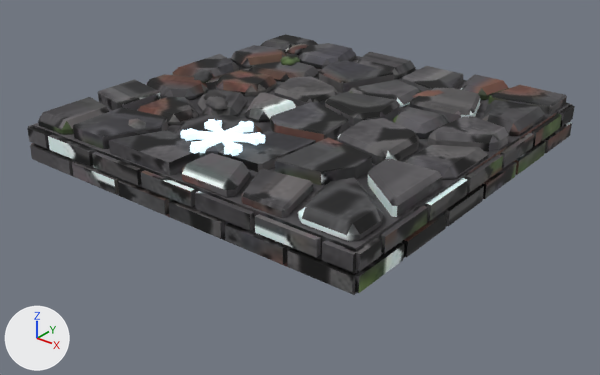
One commit to the glTF model assets/noir/plates/plate_1_ice.glb: the scene before it, then after it.
Before and after are seen from a 50 mm lens placed at (2.46, -3.16, 1.72), pointed at (0.03, -0.11, -0.17). Arrows for +X, +Y and +Z are at lower left; the lights stay in place. The older version comes first. Vertices at exactly the same position are counted once.

The first picture shows 'plate_1_ice'.
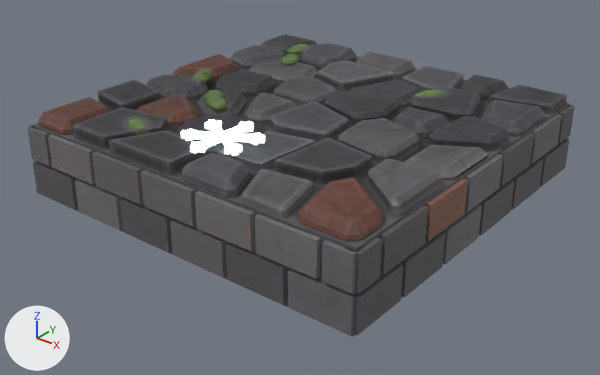
The newer file is also turned or shifted as a whole; pictures and numbers use the older file's frame.

Diff of the bpy script that builds the scene:
```diff
--- a/assets/noir/plates/plate_1_ice.glb.py
+++ b/assets/noir/plates/plate_1_ice.glb.py
@@ mat_plate_1_ice_paint @@
 n0 = _N.new('ShaderNodeBsdfPrincipled'); n0.name = 'Principled BSDF'
 n0.inputs[2].default_value = 0.78  # 'Roughness'
+n0.inputs[28].default_value = 1.6  # 'Emission Strength'
 n1 = _N.new('ShaderNodeOutputMaterial'); n1.name = 'Material Output'
 n2 = _N.new('ShaderNodeTexImage'); n2.name = 'Image Texture'
-n2.image = img_plate_1_ice_paint
+n2.image = img_plate_1_ice_emit
+n3 = _N.new('ShaderNodeTexImage'); n3.name = 'Image Texture.001'
+n3.image = img_plate_1_ice_paint
 _L.new(n0.outputs[0], n1.inputs[0])  # 'BSDF' to 'Surface'
-_L.new(n2.outputs[0], n0.inputs[0])  # 'Color' to 'Base Color'
+_L.new(n2.outputs[0], n0.inputs[27])  # 'Color' to 'Emission Color'
+_L.new(n3.outputs[0], n0.inputs[0])  # 'Color' to 'Base Color'
@@ me_plate_1_ice @@
-me_plate_1_ice.from_pydata(...)  # 1830 vertices, 3216 faces; spans x -1.0..1.0, y -1.0..1.0, z -0.1..0.19
+me_plate_1_ice.from_pydata(...)  # 1830 vertices, 3216 faces; spans x -1.0..1.0, y -1.0..1.0, z -0.29..0.19
+# me_plate_1_ice part 1: the loose piece of 8 vertices spanning x -0.99..-0.68, y -1.0..-0.94, z -0.08..-0.01 is scaled about its middle by (1, 1, 2.3), then moved by (0.0, 0.0, -0.14)
+# me_plate_1_ice part 2: the loose piece of 8 vertices spanning x -0.65..-0.35, y -1.0..-0.94, z -0.08..-0.01 is scaled about its middle by (1, 1, 2.3), then moved by (0.0, 0.0, -0.14)
+# me_plate_1_ice part 3: the loose piece of 8 vertices spanning x -0.32..-0.01, y -1.0..-0.94, z -0.08..-0.01 is scaled about its middle by (1, 1, 2.3), then moved by (0.0, 0.0, -0.14)
+# me_plate_1_ice part 4: the loose piece of 8 vertices spanning x 0.01..0.32, y -1.0..-0.94, z -0.08..-0.01 is scaled about its middle by (1, 1, 2.3), then moved by (0.0, 0.0, -0.14)
+# me_plate_1_ice part 5: the loose piece of 8 vertices spanning x 0.35..0.65, y -1.0..-0.94, z -0.08..-0.01 is scaled about its middle by (1, 1, 2.3), then moved by (0.0, 0.0, -0.14)
+# me_plate_1_ice part 6: the loose piece of 8 vertices spanning x 0.68..0.99, y -1.0..-0.94, z -0.08..-0.01 is scaled about its middle by (1, 1, 2.3), then moved by (0.0, 0.0, -0.14)
+# me_plate_1_ice part 7: the loose piece of 8 vertices spanning x 0.94..1.0, y -0.99..-0.68, z -0.08..-0.01 is scaled about its middle by (1, 1, 2.3), then moved by (0.0, 0.0, -0.14)
+# me_plate_1_ice part 8: the loose piece of 8 vertices spanning x 0.94..1.0, y -0.65..-0.35, z -0.08..-0.01 is scaled about its middle by (1, 1, 2.3), then moved by (0.0, 0.0, -0.14)
+# me_plate_1_ice part 9: the loose piece of 8 vertices spanning x 0.94..1.0, y -0.32..-0.01, z -0.08..-0.01 is scaled about its middle by (1, 1, 2.3), then moved by (0.0, 0.0, -0.14)
+# me_plate_1_ice part 10: the loose piece of 8 vertices spanning x 0.94..1.0, y 0.01..0.32, z -0.08..-0.01 is scaled about its middle by (1, 1, 2.3), then moved by (0.0, 0.0, -0.14)
+# me_plate_1_ice part 11: the loose piece of 8 vertices spanning x 0.94..1.0, y 0.35..0.65, z -0.08..-0.01 is scaled about its middle by (1, 1, 2.3), then moved by (0.0, 0.0, -0.14)
+# me_plate_1_ice part 12: the loose piece of 8 vertices spanning x 0.94..1.0, y 0.68..0.99, z -0.08..-0.01 is scaled about its middle by (1, 1, 2.3), then moved by (0.0, 0.0, -0.14)
+# me_plate_1_ice part 13: 134 of 1830 vertices moved; they spanned x -1.0..1.0, y -1.0..1.0, z -0.1..0.14 and now span x -1.0..1.0, y -1.0..1.0, z -0.29..0.14; mean shift (0.0, 0.0, -0.09); largest move (-0.7, 0.36, 0.11) -> (-0.57, 0.54, 0.14)
+# me_plate_1_ice part 14: 3143 kept faces spanning x -1.0..1.0, y -1.0..1.0, z -0.29..0.19 get new texture (UV) coordinates
+# me_plate_1_ice part 15: 180 faces spanning x -0.17..0.17, y -0.83..-0.45, z 0.16..0.19 switch from mat_glow_ice (pale blue #daf3ff, glowing pale blue #cbe3ed) to mat_plate_1_ice_paint
+# other edits to the shape of me_plate_1_ice do not show in these pictures
```

Where the change shows, as pixel boxes (x1, y1, x2, y2) in the pictures (600 x 375 px; the box of a moved part takes in the faces that stretch with it):
'plate_1_ice', surface changed, reshaped (16% taller)
    before: (27, 34, 575, 295)
    after: (27, 34, 575, 337)
part 1 of me_plate_1_ice, moved or reshaped
    before: (30, 145, 73, 175)
    after: (33, 162, 78, 210)
part 2 of me_plate_1_ice, moved or reshaped
    before: (72, 161, 119, 194)
    after: (74, 179, 123, 230)
part 3 of me_plate_1_ice, moved or reshaped
    before: (118, 180, 169, 215)
    after: (120, 198, 172, 253)
part 4 of me_plate_1_ice, moved or reshaped
    before: (168, 200, 225, 238)
    after: (170, 220, 227, 278)
part 5 of me_plate_1_ice, moved or reshaped
    before: (225, 223, 287, 265)
    after: (226, 243, 287, 305)
part 6 of me_plate_1_ice, moved or reshaped
    before: (288, 248, 362, 294)
    after: (288, 269, 355, 336)
part 7 of me_plate_1_ice, moved or reshaped
    before: (344, 243, 404, 293)
    after: (344, 264, 403, 335)
part 8 of me_plate_1_ice, moved or reshaped
    before: (402, 212, 447, 257)
    after: (401, 232, 445, 297)
part 9 of me_plate_1_ice, moved or reshaped
    before: (444, 185, 484, 226)
    after: (443, 204, 482, 264)
part 10 of me_plate_1_ice, moved or reshaped
    before: (481, 162, 517, 199)
    after: (479, 180, 515, 235)
part 11 of me_plate_1_ice, moved or reshaped
    before: (514, 141, 546, 175)
    after: (511, 158, 544, 210)
part 12 of me_plate_1_ice, moved or reshaped
    before: (543, 122, 572, 153)
    after: (540, 139, 570, 187)
part 13 of me_plate_1_ice, moved or reshaped
    before: (27, 62, 575, 295)
    after: (27, 62, 575, 337)
part 14 of me_plate_1_ice, surface changed
    before: (27, 34, 575, 295)
    after: (27, 34, 575, 337)
part 15 of me_plate_1_ice, edited (looks the same)
    both: (181, 119, 265, 156)
